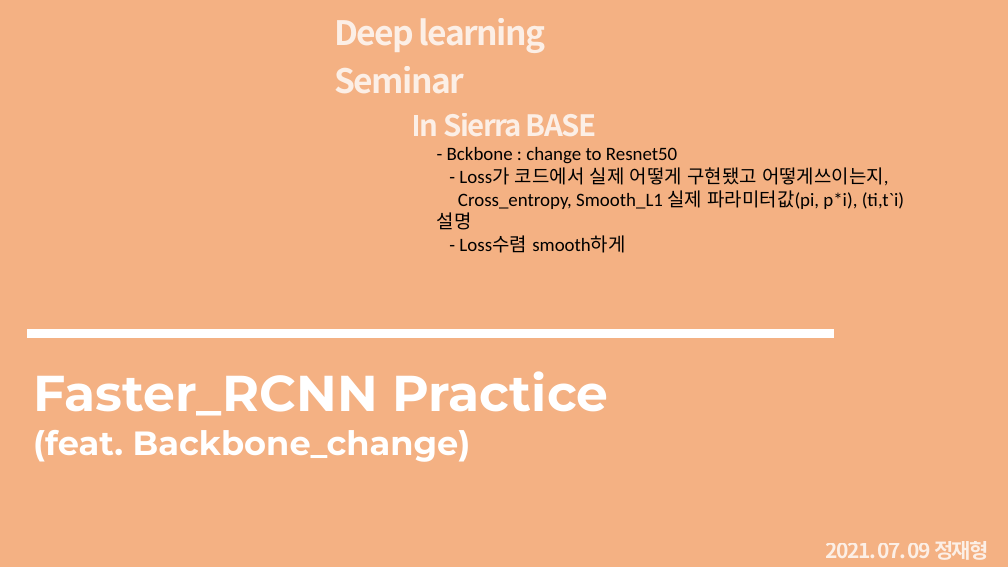
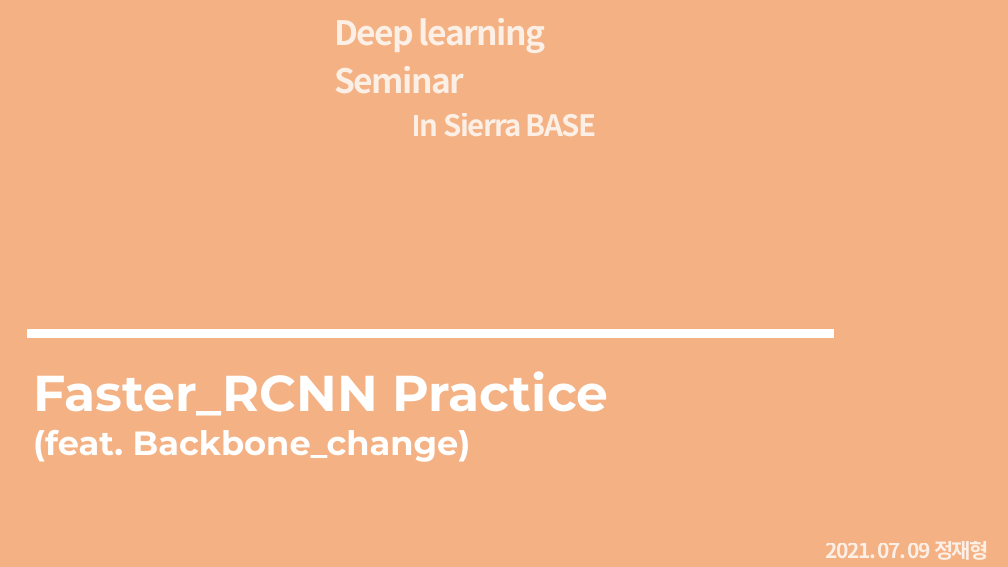
Before and after one commit to JaeHyung-Jung/Seminar_Deeplearning, a slide deck: slide 1 of 1st_week/Seminar_1st_week_1.2(backbone+).pptx. Drawn at 1008x567 pixels with LibreOffice and Linux fonts; fonts in the diff are those of the drawing. Boxes give left, top, right and bottom in pixels: in the first picture for what was removed or moved away, otherwise in the second. Text is boxed around its words. In the diff, an @@ line names an element or a change of style, - is before the commit and + after.

```diff
--- a/1st_week/Seminar_1st_week_1.2(backbone+).pptx
+++ b/1st_week/Seminar_1st_week_1.2(backbone+).pptx
@@ text removed at bbox=[437, 147, 904, 253] @@
-- Bckbone : change to Resnet50
-- Loss가 코드에서 실제 어떻게 구현됐고 어떻게쓰이는지,
-Cross_entropy, Smooth_L1 실제 파라미터값(pi, p*i), (ti,t`i) 설명
-- Loss수렴 smooth하게
```
Also in this commit, not shown: 5 other slides changed, 1 slide added, 2 slides removed.
